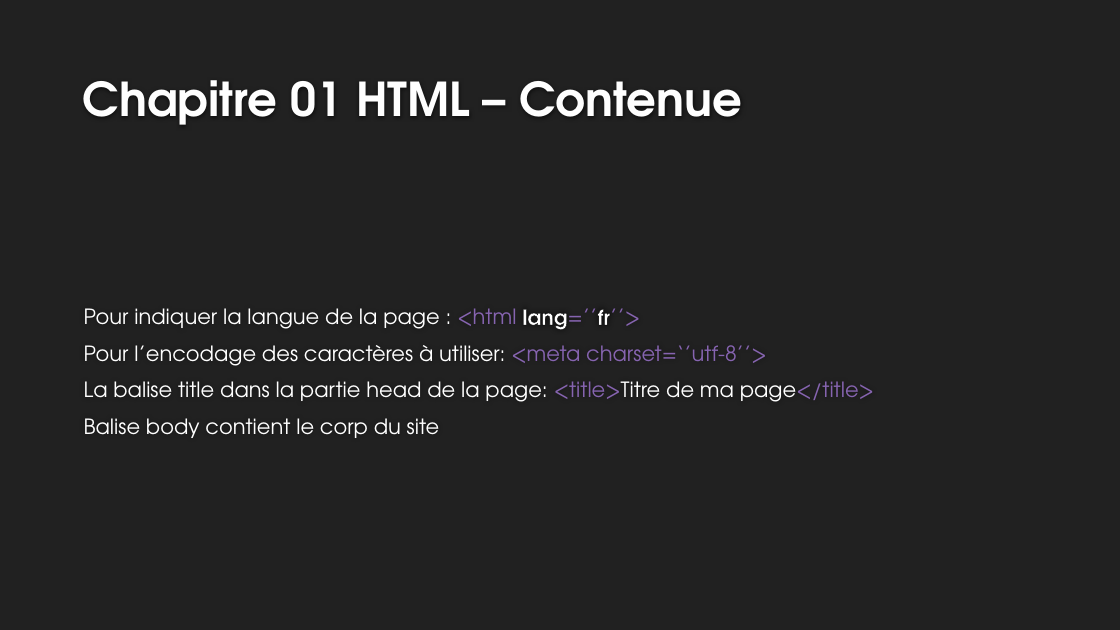
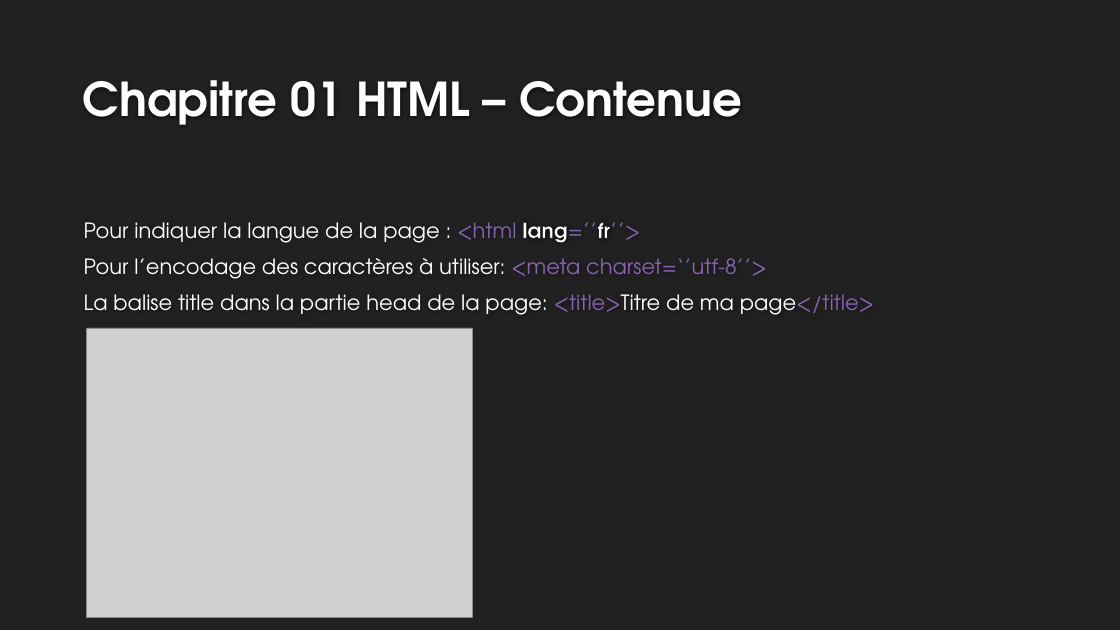
Before and after one commit to mehdiAberkane/Exo-html-css, a slide deck: slide 5 of Formation HTML.pptx. Drawn at 1120x630 pixels with LibreOffice and Linux fonts; fonts in the diff are those of the drawing; grey boxes stand for pictures; background and template pictures are left out. Boxes give left, top, right and bottom in pixels: in the first picture for what was removed or moved away, otherwise in the second. Text is boxed around its words. In the diff, an @@ line names an element or a change of style, - is before the commit and + after.

```diff
--- a/Formation HTML.pptx
+++ b/Formation HTML.pptx
@@ picture added at bbox=[87, 329, 472, 618] @@
@@ text at bbox=[84, 418, 440, 438]: paragraph removed @@
-Balise body contient le corp du site
```
Also in this commit, not shown: 3 other slides changed.
